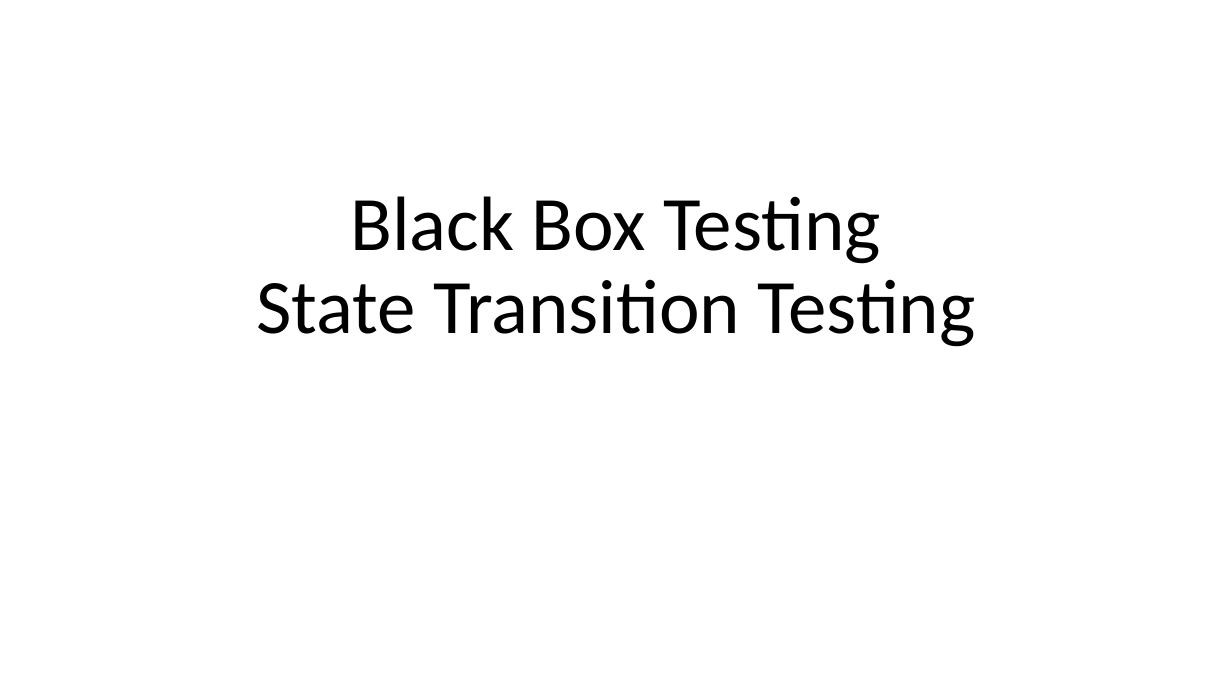
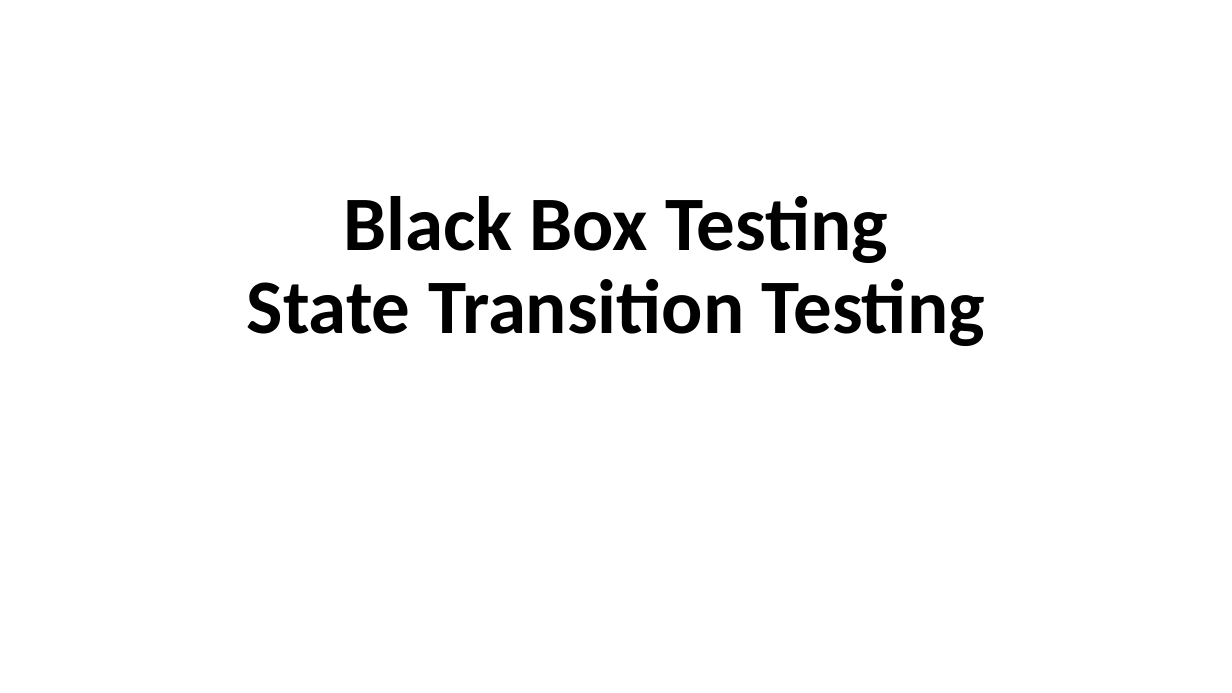
Before and after one commit to nashurgessa/Software-Testing-batch-2022-23, a slide deck: slide 1 of slides/L11 State_transition.pptx. Drawn at 1232x693 pixels with LibreOffice and Linux fonts; fonts in the diff are those of the drawing. Boxes give left, top, right and bottom in pixels: in the first picture for what was removed or moved away, otherwise in the second. Text is boxed around its words. In the diff, an @@ line names an element or a change of style, - is before the commit and + after.

```diff
--- a/slides/L11 State_transition.pptx
+++ b/slides/L11 State_transition.pptx
@@ title "Black Box Testing State Transition ..." at <box>247,196,985,346</box>: bold on @@
```
Also in this commit, not shown: 4 other slides changed, 1 slide added, 1 other file.
